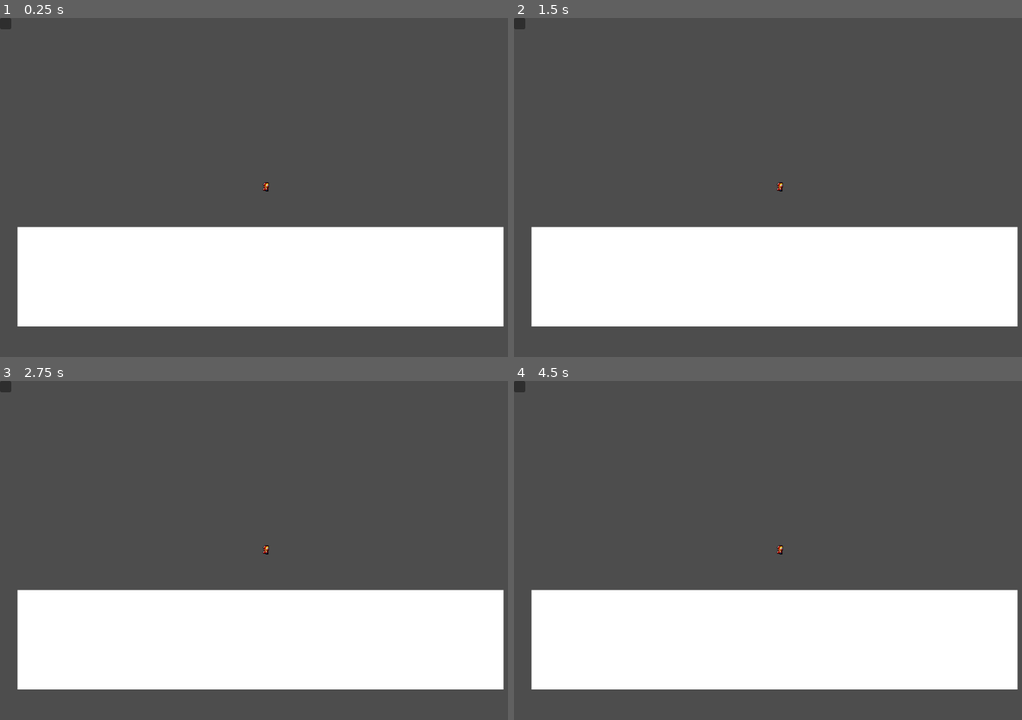
Above: before the commit, frames 1-4 (two rows, left to right).
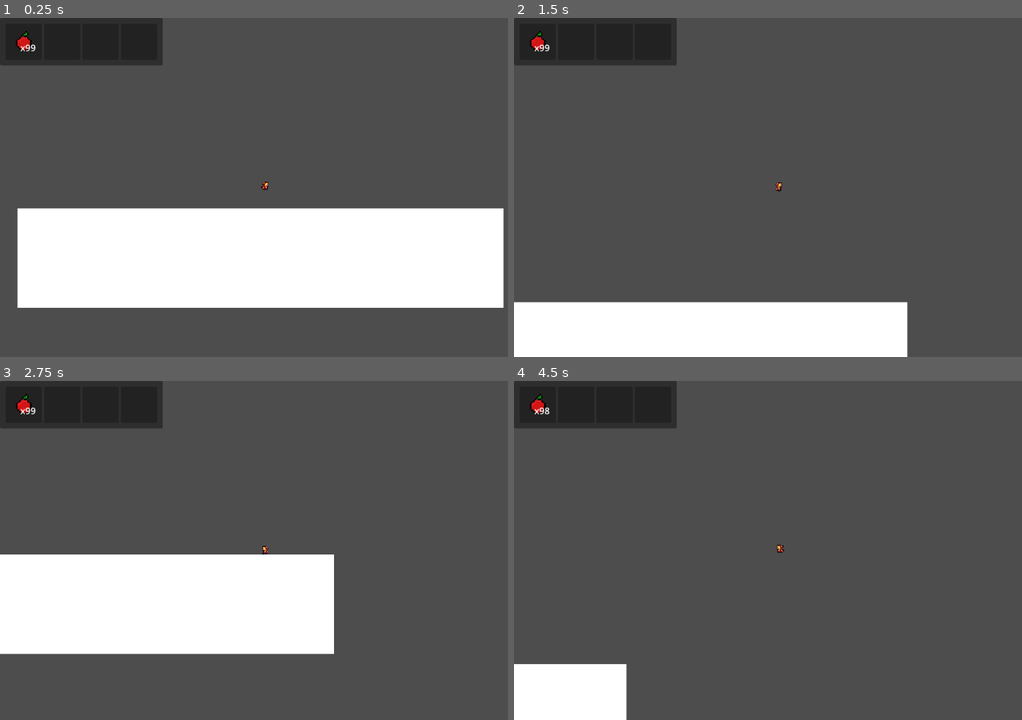
Above: after the commit, the same moments.

Repository: Atapa1908/gamejam-glitchgang
Game: Godot game, scene res://scenes/game.tscn
The game is run twice, just before and just after one commit, with the same random seed, the same clock (stepped at 60 frames per second) and the same inputs.
Inputs (mouse positions are in pixels of both pictures, inside the frame that each line leads up to):
- Up to frame 1 (0.25 s): no input
- Up to frame 2 (1.5 s): tap Enter (ui_accept) at 0.5 s; hold D (right) from 0.53 s (still down); tap F (dash) at 0.6 s; click (778, 187) at 0.67 s; tap Space (jump) at 0.77, 0.8, 1.07, 1.35 s; move the mouse to (671, 204) at 1.27 s
- Up to frame 3 (2.75 s): tap Space (jump) at 1.52, 1.82, 2.3 s; tap F (dash) at 1.55, 2.1 s; move the mouse to (320, 475) at 2.02 s; release D (right) at 2.03 s; hold A (left) from 2.03 s (still down)
- Up to frame 4 (4.5 s): move the mouse to (752, 618) at 2.77 s; release A (left) at 2.78 s; hold D (right) 2.78-4.28 s; tap 1 at 2.85 s; click (752, 618) at 2.92 s; tap Space (jump) at 3.02, 3.32, 3.77, 3.8, 4.07 s; tap F (dash) at 3.05, 4.35 s; move the mouse to (940, 601) at 3.52 s; tap 8 at 3.6 s; move the mouse to (620, 499) at 4.27 s; hold A (left) from 4.28 s (still down)

The runs differ from the first frame. In frame 1, 15% of the frame differs, in the area x 0-100%, y 0-91%; in frame 2, 35%, in the area x 0-100%, y 0-100%; in frame 3, 28%; in frame 4, 33%.
Error before the commit: Parse Error: Standalone lambdas cannot be accessed. Consider assigning it to a variable. (res://scripts/player/player.gd:77)

Commit message:
Fixed error in player script

Diff:
--- a/resources/inventory_data/consumable/Apple.tres
+++ b/resources/inventory_data/consumable/Apple.tres
@@ -1,7 +1,7 @@
 [gd_resource type="Resource" script_class="Consumable" load_steps=6 format=3 uid="uid://dtldeacldsf6j"]
 
 [ext_resource type="Script" path="res://resource scripts/inventory/consumable/consumable.gd" id="1_djnnc"]
-[ext_resource type="Texture2D" uid="uid://c0a34hkr60jd0" path="res://assets/Sprites/Items.png" id="2_h4p2u"]
+[ext_resource type="Texture2D" uid="uid://c0a34hkr60jd0" path="res://assets/sprites/Items.png" id="2_h4p2u"]
 
 [sub_resource type="AtlasTexture" id="AtlasTexture_v28nd"]
 atlas = ExtResource("2_h4p2u")
--- a/scenes/player.tscn
+++ b/scenes/player.tscn
@@ -2,7 +2,7 @@
 
 [ext_resource type="Script" path="res://scripts/player/player.gd" id="1_dcxy8"]
 [ext_resource type="Resource" uid="uid://fs4pmwxb0qbd" path="res://resources/inventory_data/inventory/player_test.tres" id="2_f8olv"]
-[ext_resource type="Texture2D" uid="uid://mfc5ivadls2h" path="res://assets/Sprites/Little_Red_Sprite_Sheet_1.png" id="3_8nu85"]
+[ext_resource type="Texture2D" uid="uid://mfc5ivadls2h" path="res://assets/sprites/Little_Red_Sprite_Sheet_1.png" id="3_8nu85"]
 
 [sub_resource type="AtlasTexture" id="AtlasTexture_1j01q"]
 atlas = ExtResource("3_8nu85")
--- a/scripts/player/player.gd
+++ b/scripts/player/player.gd
@@ -4,26 +4,27 @@
 @onready var collision_shape: CollisionShape2D = $CollisionShape
 @onready var animated_sprite: AnimatedSprite2D = $AnimatedSprite
 
-# Stores all the abilities that the player has as a list of enumerates
-# NOTE:
-# You don't need to implement this straight away
-# Figure out how the mechanic should work first
-@export var abilities: Array[PlayerManager.abilities]
+
 @export var inventory_data: InventoryData
 @export_range(0.1, 0.5, 0.01, "or_greater") var DEFAULT_DASH_TIME: float = 0.3
 
+var abilities: Dictionary = {
+	"double jump" : false
+}
+
+## Move speed vars
 const WALK_SPEED = 300.0
 const DASH_SPEED = 500.0
 const JUMP_VELOCITY = -400.0
 
-## Physics vairables
+## Physics vairs
 # Get the gravity from the project settings to be synced with RigidBody nodes.
 var gravity = ProjectSettings.get_setting("physics/2d/default_gravity")
 var dashing: bool = false
 var dash_timer: float
-var last_x_direction: int = 1
+var last_whole_x_direction: int = 1
 
-## Combat Variables
+## Combat Vars
 var max_hp = 10
 var current_hp = 10
 var player_alive = true
@@ -32,6 +33,7 @@
 var jump_count = 0
 var max_jumps = 1
 var mushroom_active = false
+var default_mushroom_timer = 10.0
 var mushroom_timer = 0.0
 var consume_mushroom = true
 
@@ -52,7 +54,7 @@
 	if dashing and not is_zero_approx(dash_timer):
 		# * 100 turns 0.02 into 2
 		# The clamp turns 2 into 1
-		var dash_direction: int = clamp(last_x_direction * 100.0, -1, 1)
+		var dash_direction: int = last_whole_x_direction
 		velocity.x = dash_direction * DASH_SPEED
 		move_and_slide()
 		return
@@ -63,7 +65,7 @@
 
 	# Mushroom Effect timer
 	if mushroom_active:
-		mushroom_timer += delta
+		mushroom_timer -= delta
 		if mushroom_timer >= 0.0:
 			mushroom_active = false
 			max_jumps = 1
@@ -74,22 +76,20 @@
 		velocity.y = JUMP_VELOCITY
 		jump_count += 1
 
-	func consume_mushroom():
-		mushroom_active = true
-		max_jumps = 2
-		mushroom_timer = 0.0
+	if is_on_floor():
+		jump_count = 0
 
-		if is_on_floor():
-			jump_count = 0
+	consume_jump_mushroom()
 
-	# Get the input direction and handle the movement/deceleration.
-	# As good practice, you should replace UI actions with custom gameplay actions.
+	# Get the input direction to handle the movement/deceleration.
 	var direction = Input.get_axis("left", "right")
 
+	# Changes the side the palyer is facing and saves the integer input of the direction
 	if direction != 0:
-		last_x_direction = direction
-		animated_sprite.flip_h = clamp(direction * 100, -1, 1) <= 0
+		last_whole_x_direction = clamp(direction * 100, -1, 1) <= 0
+		animated_sprite.flip_h = last_whole_x_direction
 
+	# Plays the correct animation
 	if is_on_floor():
 		if direction == 0:
 			animated_sprite.play("idle")
@@ -99,8 +99,15 @@
 		animated_sprite.play("jumping")
 
 	if direction:
+		# Adds velocity to the player
 		velocity.x = direction * WALK_SPEED
 	else:
+		# Decelerates the player
 		velocity.x = move_toward(velocity.x, 0, WALK_SPEED)
 
 	move_and_slide()
+
+func consume_jump_mushroom():
+	mushroom_active = true
+	max_jumps = 2
+	mushroom_timer = 0.0
--- a/scripts/player/player_manager.gd
+++ b/scripts/player/player_manager.gd
@@ -1,11 +1,4 @@
 extends Node
-
-enum abilities {
-	DASH = 0,
-	DOUBLE_JUMP = 1,
-	SLIDING = 2,
-
-}
 
 var player_ref: CharacterBody2D
 
Not shown, changed: assets/BGM/Forest_01_wav.wav.import
Not shown, changed: assets/Sprites/Attack_individual-Sheet.png.import
Not shown, changed: assets/Sprites/Attack_w_6_sprites_W_Basket-Sheet.png.import
Not shown, changed: assets/Sprites/Furniture.png.import
Not shown, changed: assets/Sprites/Items.png.import
Not shown, changed: assets/Sprites/Little_Red_Sheet_All.png.import
Not shown, changed: assets/Sprites/Little_Red_Sprite_Sheet_1.png.import
Not shown, changed: assets/Sprites/basket-sheet.png.import
Not shown, added: assets/Temp/Grass_#2 (1).png.import
Not shown, added: assets/Temp/Grass_#I (1).png.import
Not shown, added: assets/Temp/Grass_corner_#3 (1).png.import
Not shown, added: assets/Temp/Grass_corner_#3.png.import
(and 21 more such lines)
